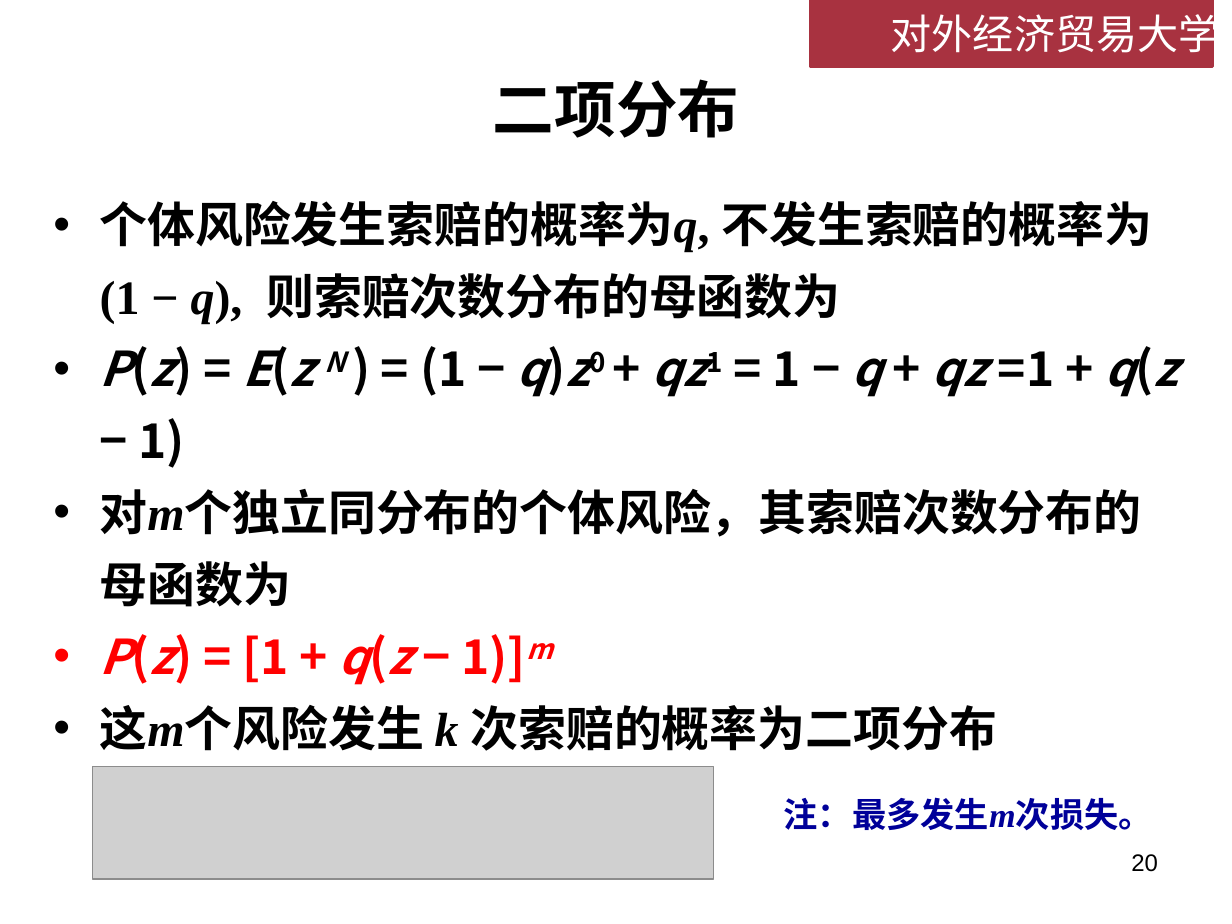
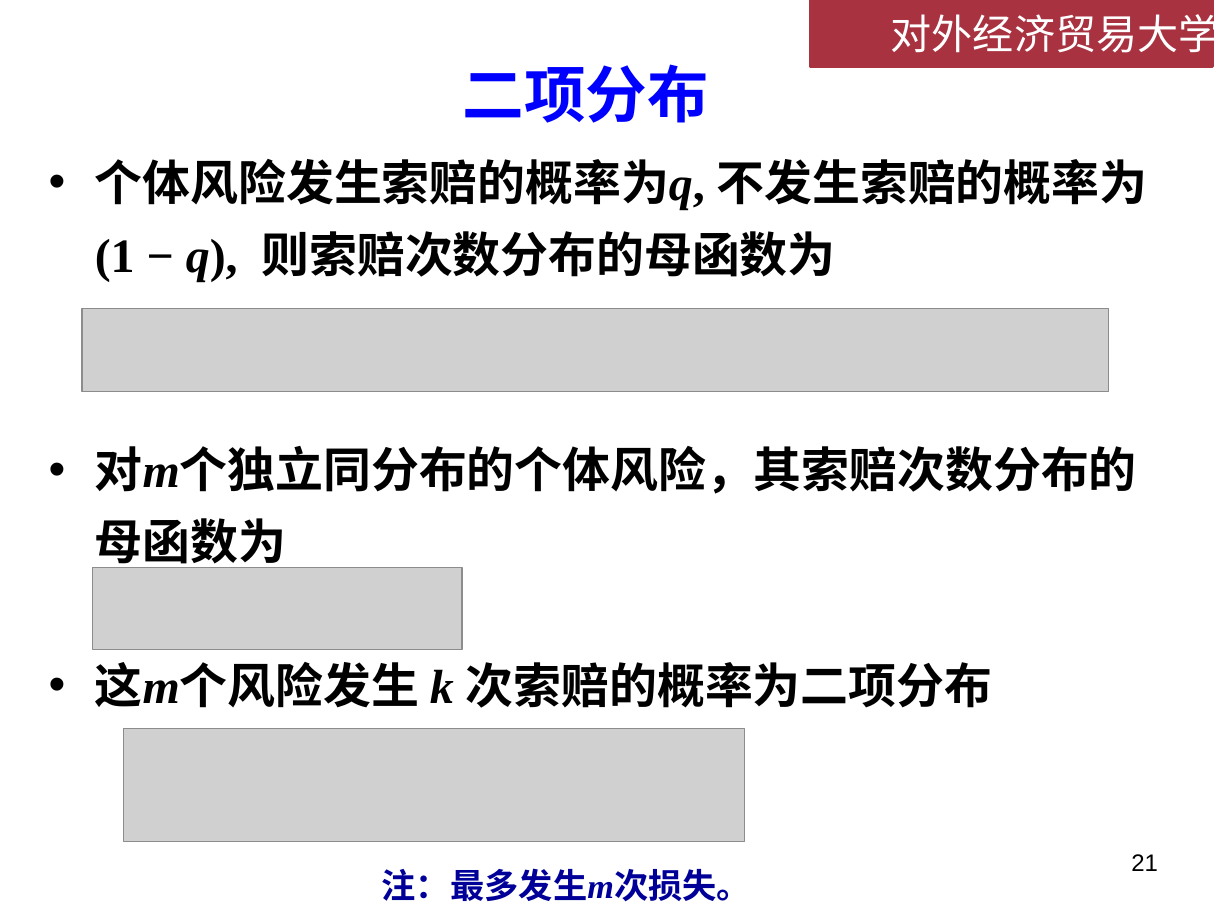
Before and after one commit to lizhengxiao/Non-life-Insurance-Actuarial-Science, a slide deck: slide 21 of Lectures/Week 4 - 损失次数模型.pptx (slide 20 before the commit). Drawn at 1232x924 pixels with LibreOffice and Linux fonts; fonts in the diff are those of the drawing; grey boxes stand for pictures; background and template pictures are left out. Boxes give left, top, right and bottom in pixels: in the first picture for what was removed or moved away, otherwise in the second. Text is boxed around its words. In the diff, an @@ line names an element or a change of style, - is before the commit and + after.

```diff
--- a/Lectures/Week 4 - 损失次数模型.pptx
+++ b/Lectures/Week 4 - 损失次数模型.pptx
@@ title "二项分布": place and size @@
-title "二项分布" at (493,79,739,138)
+title "二项分布" at (463,64,709,123)
@@ title "二项分布" at (463,64,709,123): text colour #000000 to #0000FF @@
@@ text "个体风险发生索赔的概率为q, 不发生索赔的概率为(1 − q), 则索赔次数分布的母函数为": place and size @@
-text "个体风险发生索赔的概率为q, 不发生索赔的概率为(1 − q), 则索赔次数分布的母函数为" at (100,201,1177,751)
+text "个体风险发生索赔的概率为q, 不发生索赔的概率为(1 − q), 则索赔次数分布的母函数为" at (95,159,1148,708)
@@ picture added at (83,309,1109,393) @@
@@ text at (100,346,1177,468): paragraph removed @@
-• P(z) = E(z N ) = (1 − q)z0 + qz1 = 1 − q + qz =1 + q(z − 1)
@@ picture added at (92,568,462,650) @@
@@ text at (100,634,553,685): paragraph removed @@
-• P(z) = [1 + q(z − 1)]m
@@ picture: place and size @@
-picture at (92,766,713,878)
+picture at (123,729,744,841)
@@ text "注：最多发生m次损失。": place and size @@
-text "注：最多发生m次损失。" at (783,797,1152,830)
+text "注：最多发生m次损失。" at (382,868,751,901)
@@ page number at (1131,854,1158,871): text changed @@
-20
+21
```
Also in this commit, not shown: 12 other slides changed, 5 slides added, 1 slide removed, 2 other files.
